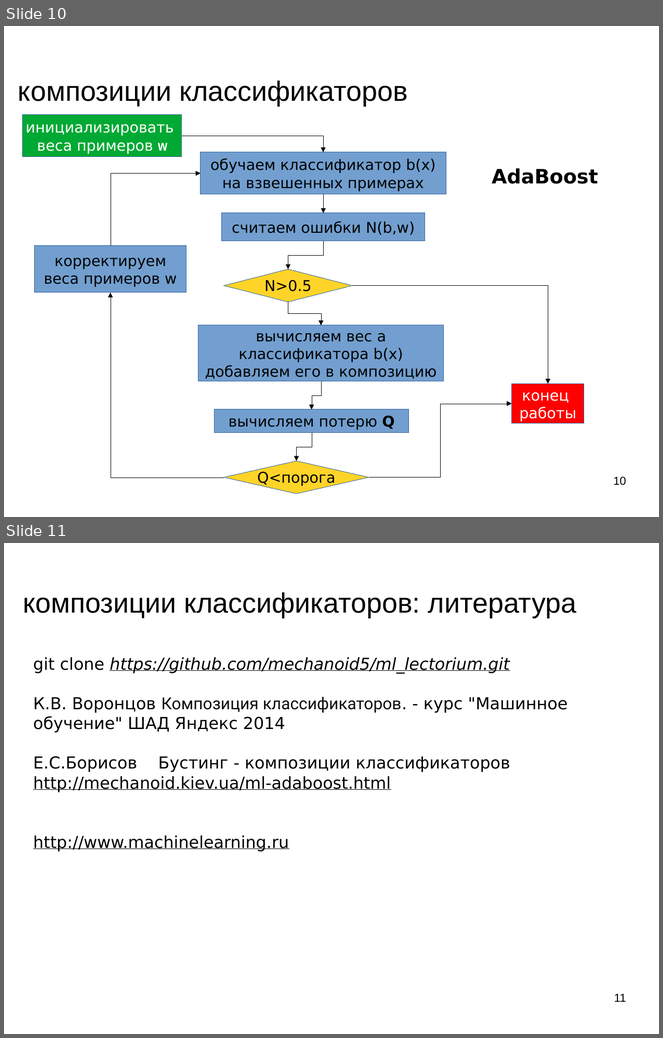
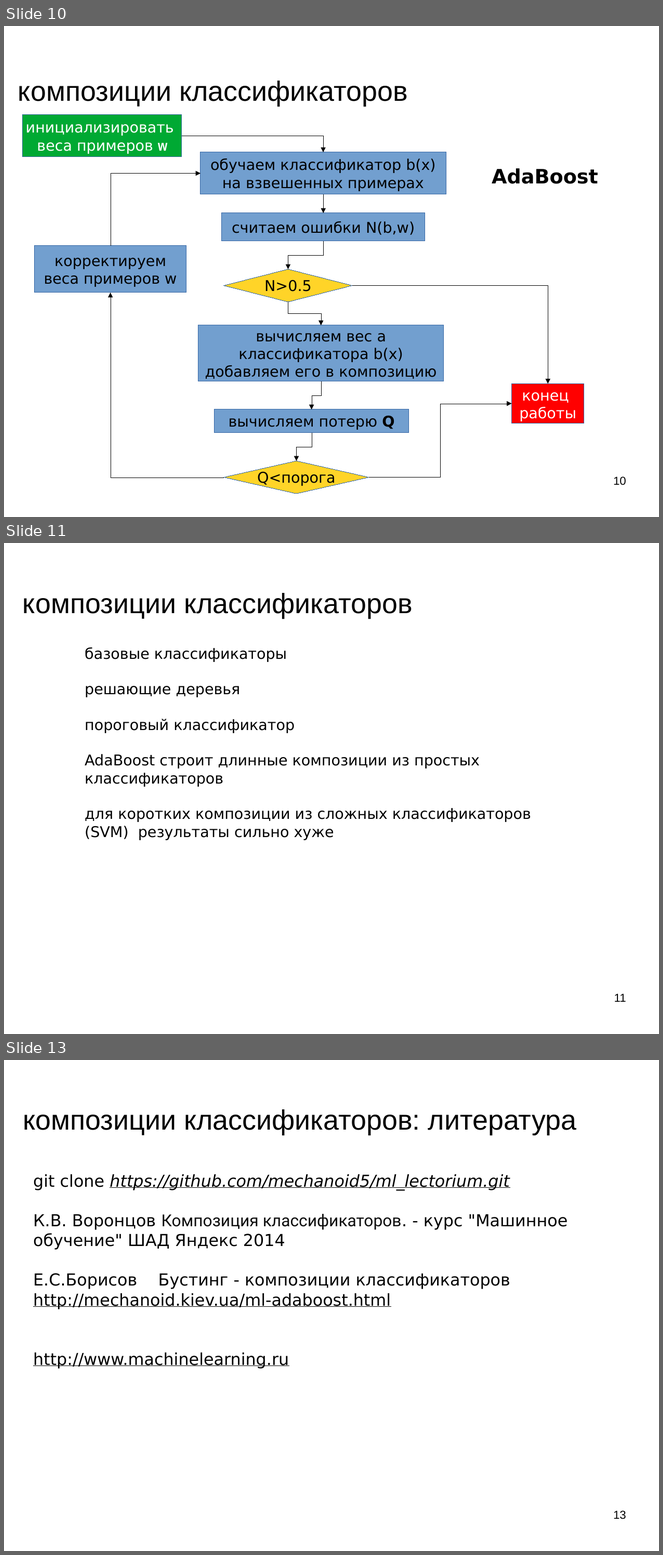
Before and after one commit to mechanoid5/ml_lectorium_legacy, a slide deck: 11-boost.odp. Shown one above the other, each under a label of ours: slides 10 and 11 before the commit, slides 10, 11 and 13 after it; the slides between them are not shown. The pictures are 663x1038 and 663x1555 pixels, drawn with LibreOffice and Linux fonts; fonts in the diff are those of the drawing; background and template pictures are left out. Boxes give left, top, right and bottom in pixels: in the first picture for what was removed or moved away, otherwise in the second. Text is boxed around its words. In the diff, an @@ line names an element or a change of style, - is before the commit and + after.

```diff
--- a/11-boost.odp
+++ b/11-boost.odp
@@ slide 11 added at (x1=4, y1=543, x2=659, y2=1034), background picture (left out) @@
@@ title added at (x1=23, y1=593, x2=413, y2=618), 33.9 pt, text #000000 @@
+композиции классификаторов
@@ text added at (x1=85, y1=648, x2=531, y2=840), 18 pt, text #000000 @@
+базовые классификаторы
+решающие деревья
+пороговый классификатор
+AdaBoost строит длинные композиции из простых классификаторов
+для коротких композиции из сложных классификаторов (SVM) результаты сильно хуже
@@ page number added at (x1=614, y1=994, x2=626, y2=1002), 14 pt, text #000000 @@
+11
@@ what was slide 11 is now slide 13 @@
@@ page number at (x1=613, y1=1511, x2=626, y2=1520): text changed @@
-11
+13
```
Also in this commit, not shown: 1 other slide added, 1 other file.
